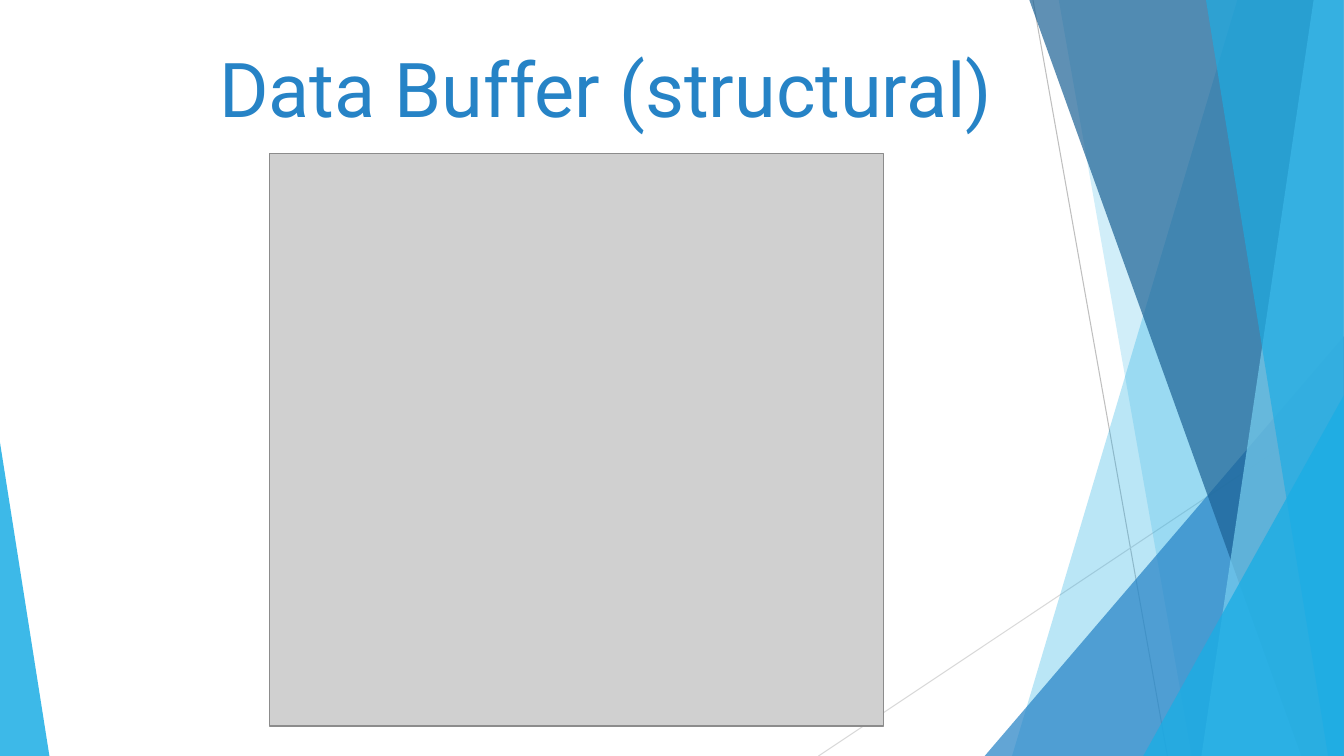
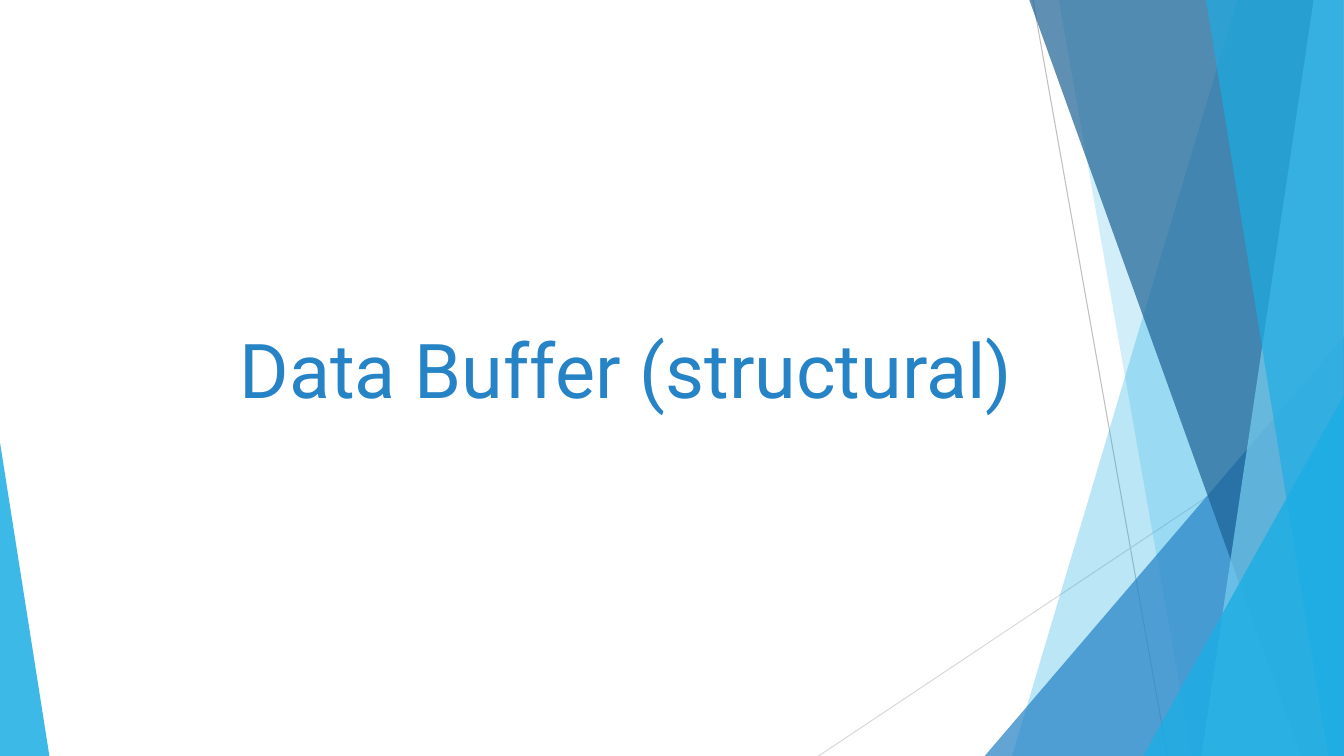
Before and after one commit to Garolla/IPMANAGER, a slide deck: slide 3 of slides/GINA_SDP_final.pptx. Drawn at 1344x756 pixels with LibreOffice and Linux fonts; fonts in the diff are those of the drawing; grey boxes stand for pictures. Boxes give left, top, right and bottom in pixels: in the first picture for what was removed or moved away, otherwise in the second. Text is boxed around its words. In the diff, an @@ line names an element or a change of style, - is before the commit and + after.

```diff
--- a/slides/GINA_SDP_final.pptx
+++ b/slides/GINA_SDP_final.pptx
@@ picture removed at bbox=[270, 153, 884, 726] @@
@@ title "Data Buffer (structural)": place and size @@
-title "Data Buffer (structural)" at bbox=[219, 56, 992, 134]
+title "Data Buffer (structural)" at bbox=[239, 337, 1012, 415]
```
Also in this commit, not shown: 2 other slides changed, 4 slides added, 4 slides removed.
